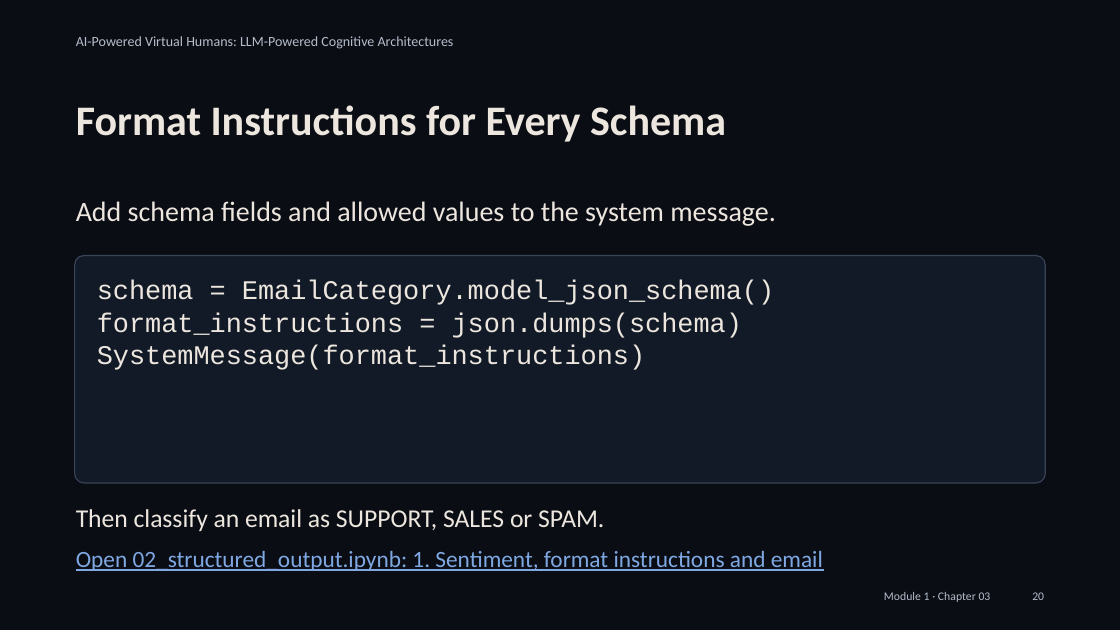
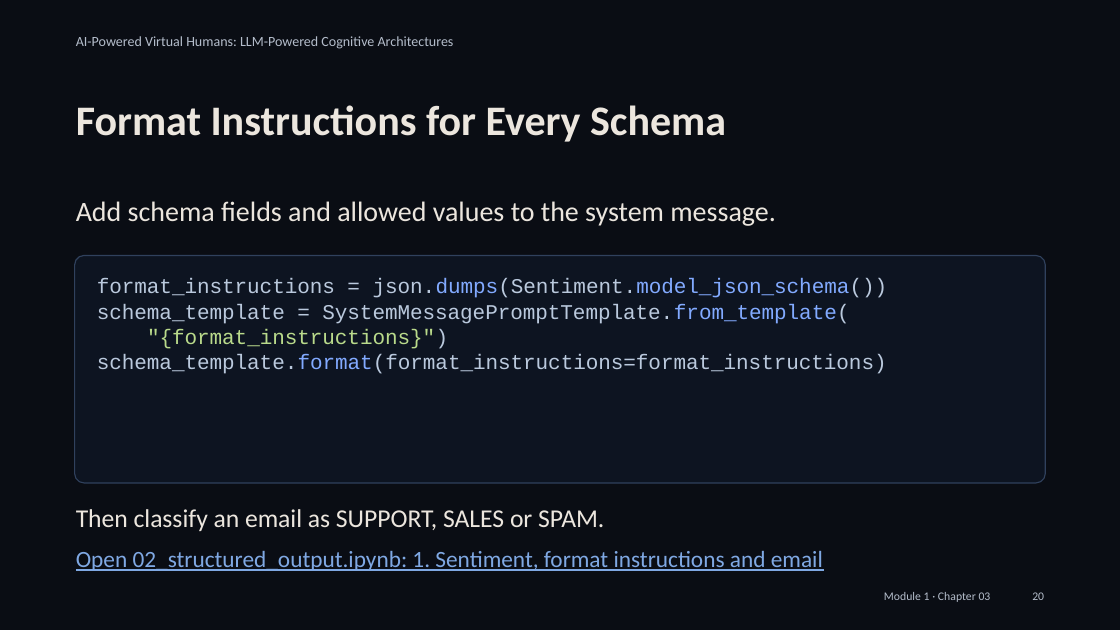
Before and after one commit to alessandropec/virtual-humans-cognitive-architectures, a slide deck: slide 20 of virtual_human_course/Module_1/Chapter_03/Slides/Module_1_Chapter_03_Introduction_to_LangChain.pptx. Drawn at 1120x630 pixels with LibreOffice and Linux fonts; fonts in the diff are those of the drawing. Boxes give left, top, right and bottom in pixels: in the first picture for what was removed or moved away, otherwise in the second. Text is boxed around its words. In the diff, an @@ line names an element or a change of style, - is before the commit and + after.

Commit message:
Align course prompts, memory exercises and slides for Module 2 lesson

```diff
--- a/virtual_human_course/Module_1/Chapter_03/Slides/Module_1_Chapter_03_Introduction_to_LangChain.pptx
+++ b/virtual_human_course/Module_1/Chapter_03/Slides/Module_1_Chapter_03_Introduction_to_LangChain.pptx
@@ rounded rectangle at (x1=75, y1=255, x2=1046, y2=483): fill #121A27 to #0D1421; outline #3A4458 0.75 pt to #30415D 0.75 pt @@
@@ text at (x1=97, y1=279, x2=888, y2=374): text changed; size 17.2 to 13.5 pt; text colour #ECE6DE to #BAC9DD @@
-schema = EmailCategory.model_json_schema()
-format_instructions = json.dumps(schema)
-SystemMessage(format_instructions)
+format_instructions = json.dumps(Sentiment.model_json_schema())
+schema_template = SystemMessagePromptTemplate.from_template(
+"{format_instructions}")
+schema_template.format(format_instructions=format_instructions)
```
Also in this commit, not shown: 13 other slides changed, 17 other files.
